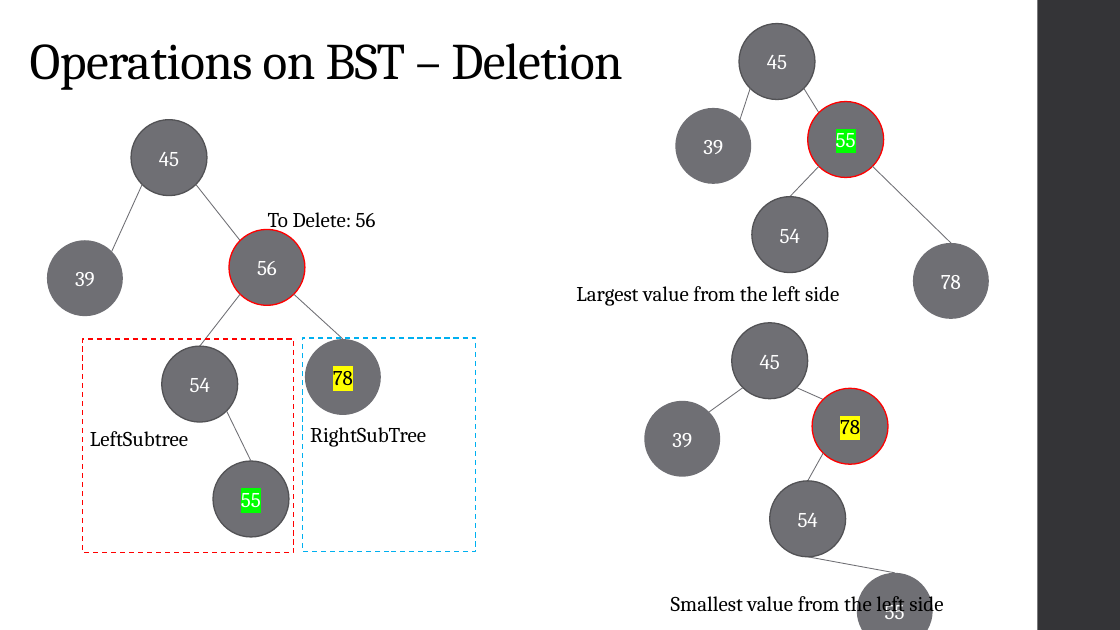
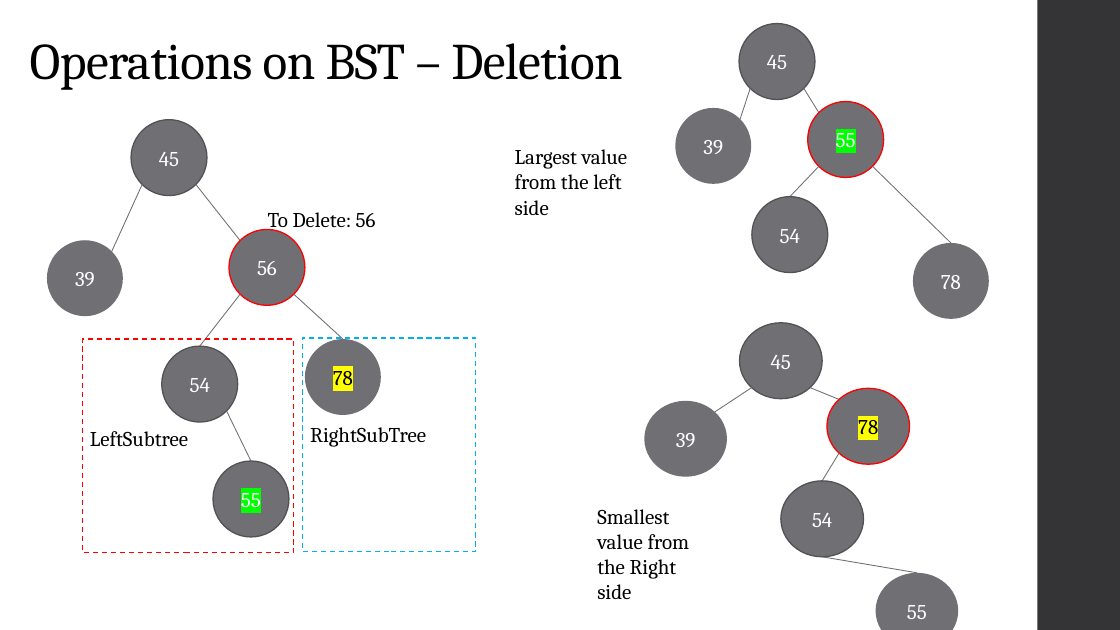
Before and after one commit to share2learnwidmanish/MVJ_Visit_28thJan2023-, a slide deck: slide 49 of DataStructure_Trees_animation_MVJ.pptx (slide 47 before the commit). Drawn at 1120x630 pixels with LibreOffice and Linux fonts; fonts in the diff are those of the drawing. Boxes give left, top, right and bottom in pixels: in the first picture for what was removed or moved away, otherwise in the second. Text is boxed around its words. In the diff, an @@ line names an element or a change of style, - is before the commit and + after.

```diff
--- a/DataStructure_Trees_animation_MVJ.pptx
+++ b/DataStructure_Trees_animation_MVJ.pptx
@@ text "Largest value from the left ..." rewrapped from (576, 286, 839, 306) to (515, 149, 628, 215) @@
@@ ellipse "45": place and size @@
-ellipse "45" at (732, 323, 807, 398)
+ellipse "45" at (739, 323, 822, 398)
@@ line moved from (743, 387) - (709, 412) to (752, 387) - (715, 412) @@
@@ line moved from (797, 387) - (823, 400) to (810, 387) - (839, 400) @@
@@ ellipse "78": place and size @@
-ellipse "78" at (812, 388, 888, 464)
+ellipse "78" at (827, 388, 909, 464)
@@ ellipse "39": place and size @@
-ellipse "39" at (644, 401, 720, 476)
+ellipse "39" at (644, 401, 727, 476)
@@ line moved from (823, 453) - (808, 481) to (839, 453) - (823, 481) @@
@@ text at (597, 509, 690, 599): text changed @@
-Smallest value from the left side
+Smallest value from the Right side
@@ ellipse "54": place and size @@
-ellipse "54" at (770, 481, 845, 556)
+ellipse "54" at (781, 481, 864, 556)
@@ line moved from (808, 557) - (895, 573) to (823, 557) - (918, 573) @@
@@ ellipse "55": place and size @@
-ellipse "55" at (857, 573, 933, 630)
+ellipse "55" at (875, 573, 958, 630)
```
Also in this commit, not shown: 29 other slides changed, 4 slides added.
